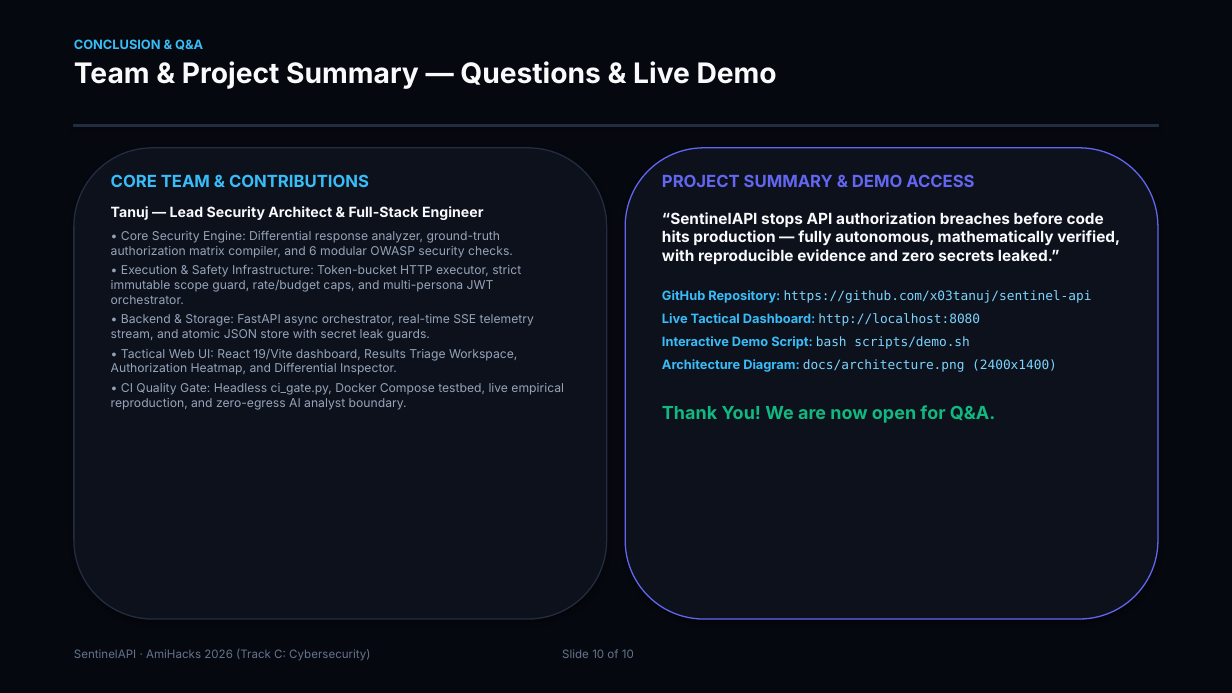
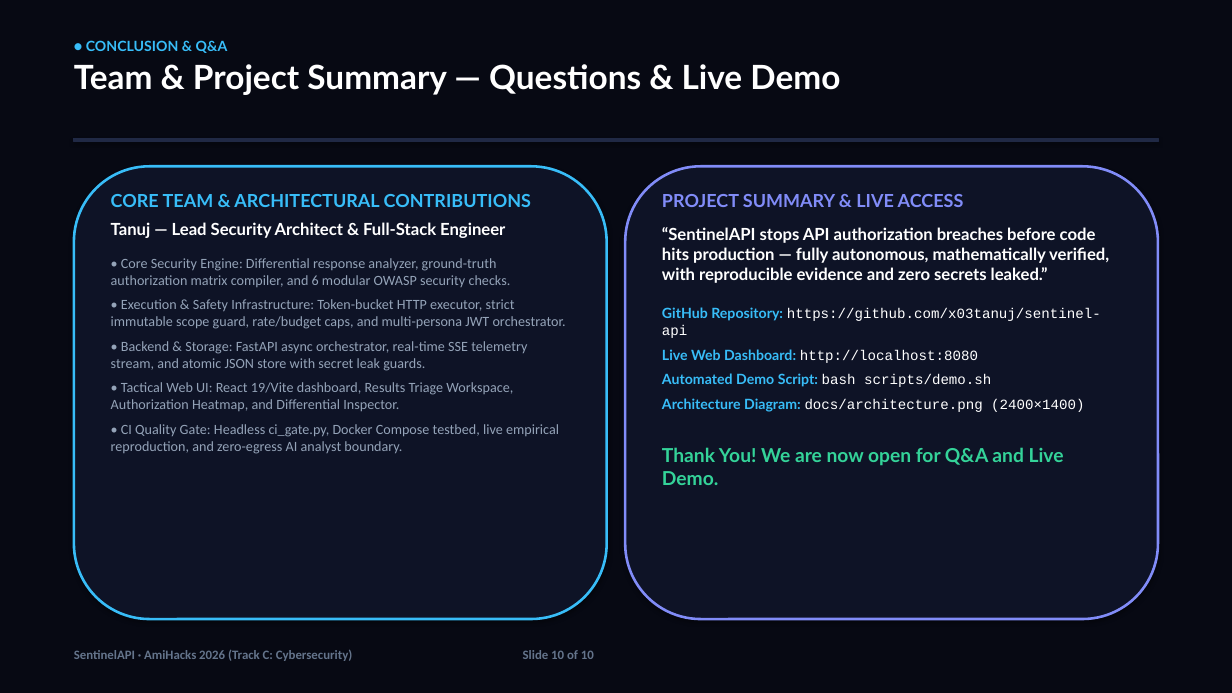
Before and after one commit to x03tanuj/sentinel-api, a slide deck: slide 10 of slides/SentinelAPI_Pitch.pptx. Drawn at 1232x693 pixels with LibreOffice and Linux fonts; fonts in the diff are those of the drawing. Boxes give left, top, right and bottom in pixels: in the first picture for what was removed or moved away, otherwise in the second. Text is boxed around its words. In the diff, an @@ line names an element or a change of style, - is before the commit and + after.

Commit message:
docs: finalize hackathon pitch deck (pptx & pdf) with cyber-tech design, track c prominence, and competitive differentiators

```diff
--- a/slides/SentinelAPI_Pitch.pptx
+++ b/slides/SentinelAPI_Pitch.pptx
@@ rectangle at box(0, 0, 1232, 693): fill #06080F to #070913; outline #06080F 0.75 pt to #070913 0.75 pt @@
@@ text at box(86, 40, 228, 53): text changed; size 10 to 11 pt; font Inter to Lato @@
-CONCLUSION & Q&A
+● CONCLUSION & Q&A
@@ text at box(74, 64, 840, 95): size 22 to 26 pt, font Inter to Lato, text colour #F8FAFC to #FFFFFF in "Team & Project Summary — Questions & ..." @@
@@ rectangle: place and size @@
-rectangle at box(74, 125, 1158, 127)
+rectangle at box(74, 139, 1158, 141)
@@ rectangle at box(74, 139, 1158, 141): fill #232D42 to #202945; outline #232D42 0.75 pt to #202945 0.75 pt @@
@@ rounded rectangle: place and size @@
-rounded rectangle at box(74, 148, 607, 619)
+rounded rectangle at box(74, 166, 607, 619)
@@ rounded rectangle at box(74, 166, 607, 619): fill #0D111C to #0E1326; outline #232D42 1 pt to #38BDF8 2 pt @@
@@ rounded rectangle: place and size @@
-rounded rectangle at box(626, 148, 1159, 619)
+rounded rectangle at box(626, 166, 1159, 619)
@@ rounded rectangle at box(626, 166, 1159, 619): fill #0D111C to #0E1326; outline #6366F1 1 pt to #818CF8 2 pt @@
@@ text "CORE TEAM & ARCHITECTURAL CONTRIBUTIONS": place and size @@
-text "CORE TEAM & ARCHITECTURAL CONTRIBUTIONS" at box(111, 174, 564, 410)
+text "CORE TEAM & ARCHITECTURAL CONTRIBUTIONS" at box(111, 194, 566, 454)
@@ text at box(111, 194, 531, 207): text changed; size 13 to 14 pt; font Inter to Lato @@
-CORE TEAM & CONTRIBUTIONS
+CORE TEAM & ARCHITECTURAL CONTRIBUTIONS
@@ text "PROJECT SUMMARY & LIVE ACCESS": place and size @@
-text "PROJECT SUMMARY & LIVE ACCESS" at box(662, 174, 1120, 423)
+text "PROJECT SUMMARY & LIVE ACCESS" at box(662, 194, 1109, 485)
@@ text at box(662, 194, 964, 207): text changed; size 13 to 14 pt; font Inter to Lato; text colour #6366F1 to #818CF8 @@
-PROJECT SUMMARY & DEMO ACCESS
+PROJECT SUMMARY & LIVE ACCESS
@@ text at box(111, 222, 566, 454): size 11 to 13 pt, font Inter to Lato, text colour #F8FAFC to #FFFFFF in "Tanuj — Lead Security Architect & Full-Stack ..."; size 9.5 to 11 pt, font Inter to Calibri in "• Core Security Engine: Differential response analyzer, ...", "• Execution & Safety Infrastructure: Token-bucket HTTP ...", "• Backend & Storage: FastAPI async orchestrator, ...", "• Tactical Web UI: React 19/Vite dashboard, ..." and 1 more places; more space between paragraphs @@
@@ text at box(662, 227, 1109, 283): size 12 to 13 pt, text colour #F8FAFC to #FFFFFF in "“SentinelAPI stops API authorization breaches before code ..."; font Inter to Lato in "“SentinelAPI stops API authorization breaches before code ...", "GitHub Repository:"; size 10 to 11 pt in "GitHub Repository: https://github.com/x03tanuj/sentinel-api"; font DejaVu Sans Mono to Courier New, text colour #7DD3FC to #FFFFFF in "https://github.com/x03tanuj/sentinel-api"; less space between paragraphs @@
@@ text at box(662, 349, 1084, 485): text changed; size 10 to 11 pt; font Inter to Lato; text colour #7DD3FC to #FFFFFF @@
-Live Tactical Dashboard: http://localhost:8080
-Interactive Demo Script: bash scripts/demo.sh
-Architecture Diagram: docs/architecture.png (2400x1400)
-Thank You! We are now open for Q&A.
+Live Web Dashboard: http://localhost:8080
+Automated Demo Script: bash scripts/demo.sh
+Architecture Diagram: docs/architecture.png (2400×1400)
+Thank You! We are now open for Q&A and Live Demo.
@@ text "SentinelAPI · AmiHacks 2026 (Track ..." at box(74, 650, 594, 661): size 9 to 10 pt, font Inter to Calibri, bold on @@
```
Also in this commit, not shown: 7 other slides changed, 2 slides added, 2 slides removed, 10 other files.
